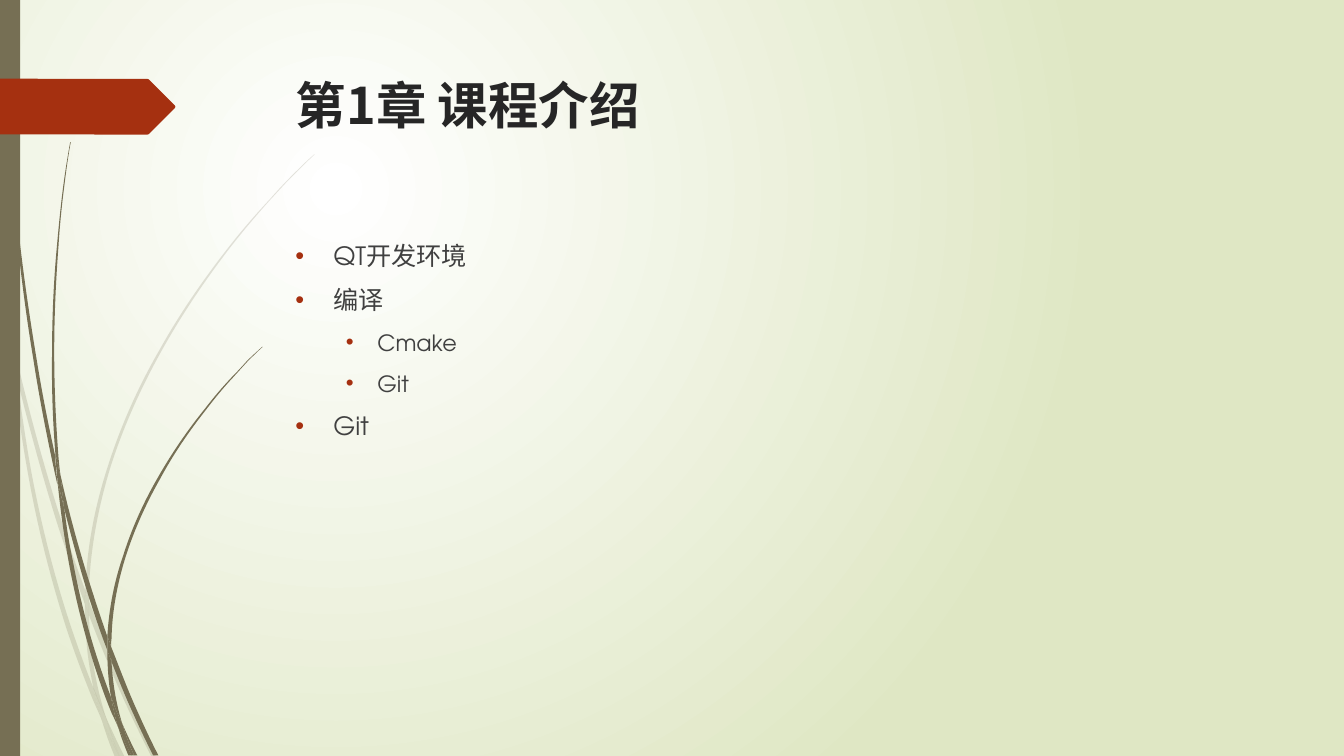
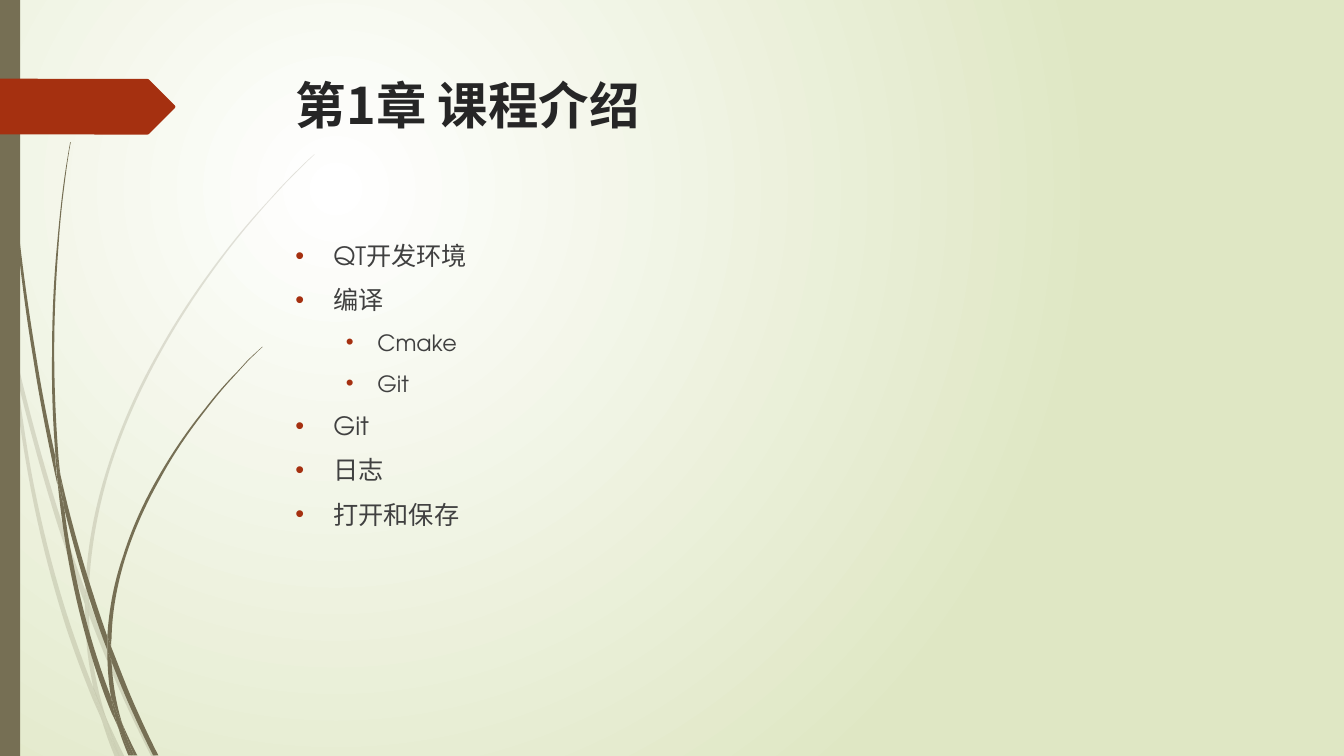
Before and after one commit to liuty2006/draw, a slide deck: slide 2 of docs/draw.pptx. Drawn at 1344x756 pixels with LibreOffice and Linux fonts; fonts in the diff are those of the drawing. Boxes give left, top, right and bottom in pixels: in the first picture for what was removed or moved away, otherwise in the second. Text is boxed around its words. In the diff, an @@ line names an element or a change of style, - is before the commit and + after.

Commit message:
修改 - draw.pptx

```diff
--- a/docs/draw.pptx
+++ b/docs/draw.pptx
@@ text at (333,458,459,526): paragraphs added @@
+• 日志
+• 打开和保存
```
